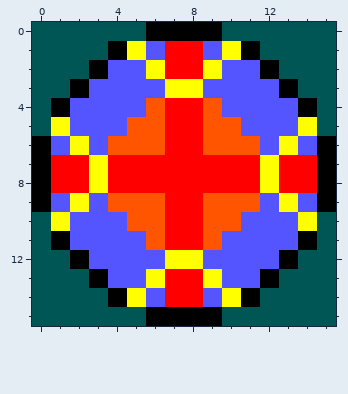
Edited in one commit: pixel-art sprite (assets/img/proc/sprites/tile_pad_1.png). That is the earlier state.
The file is 16x16 pixels.
Once edited:
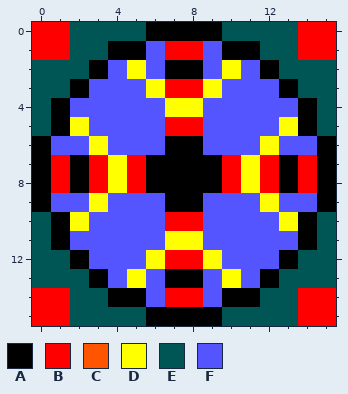
Palette (. is transparent): A #000000  B #ff0000  C #ff5500  D #ffff00  E #005555  F #5555ff
From the commit log: improve landing pad animation
The exact change:
Changed rows in their new state; - is an unchanged pixel.
first column x 0:
 0 BB------------BB
 1 BB---A----A---BB
 2 -----DFAAFD-----
 3 ------DBBD------
 4 ------FDDF------
 5 -AD--FF--FF--DA-
 6 --FDFFFAAFFFDF--
 7 --ABD-AAAA-DBA--
 8 --ABD-AAAA-DBA--
 9 --FDFFFAAFFFDF--
10 -AD--FF--FF--DA-
11 ------FDDF------
12 ------DBBD------
13 -----DFAAFD-----
14 BB---A----A---BB
15 BB------------BB
Where, in picture pixels (left, top, right, bottom), the same in both pictures:
changed: (32, 22, 336, 326)
